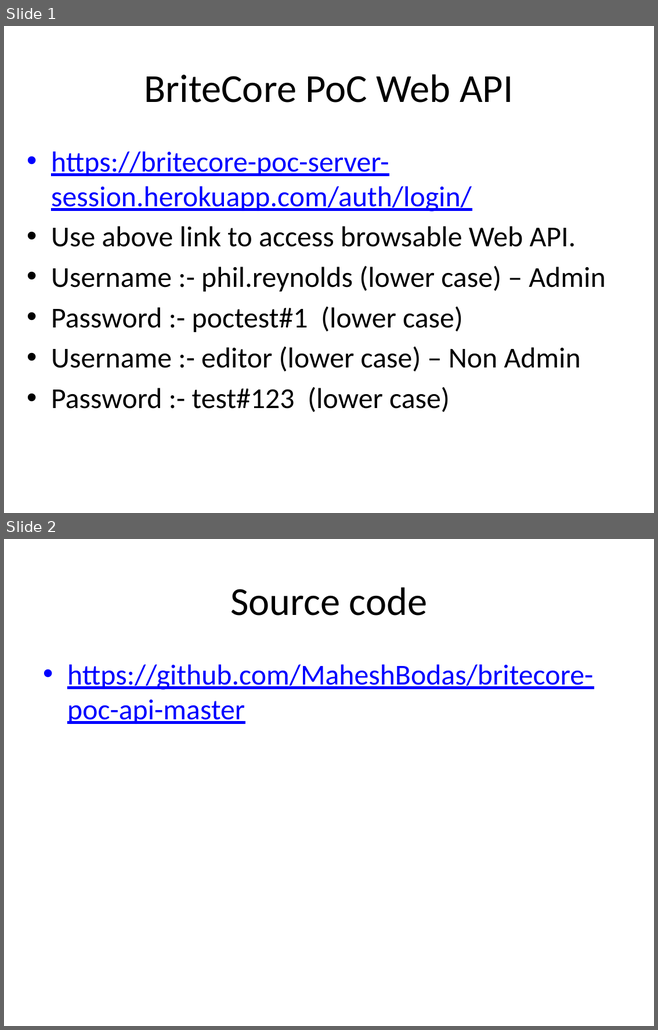
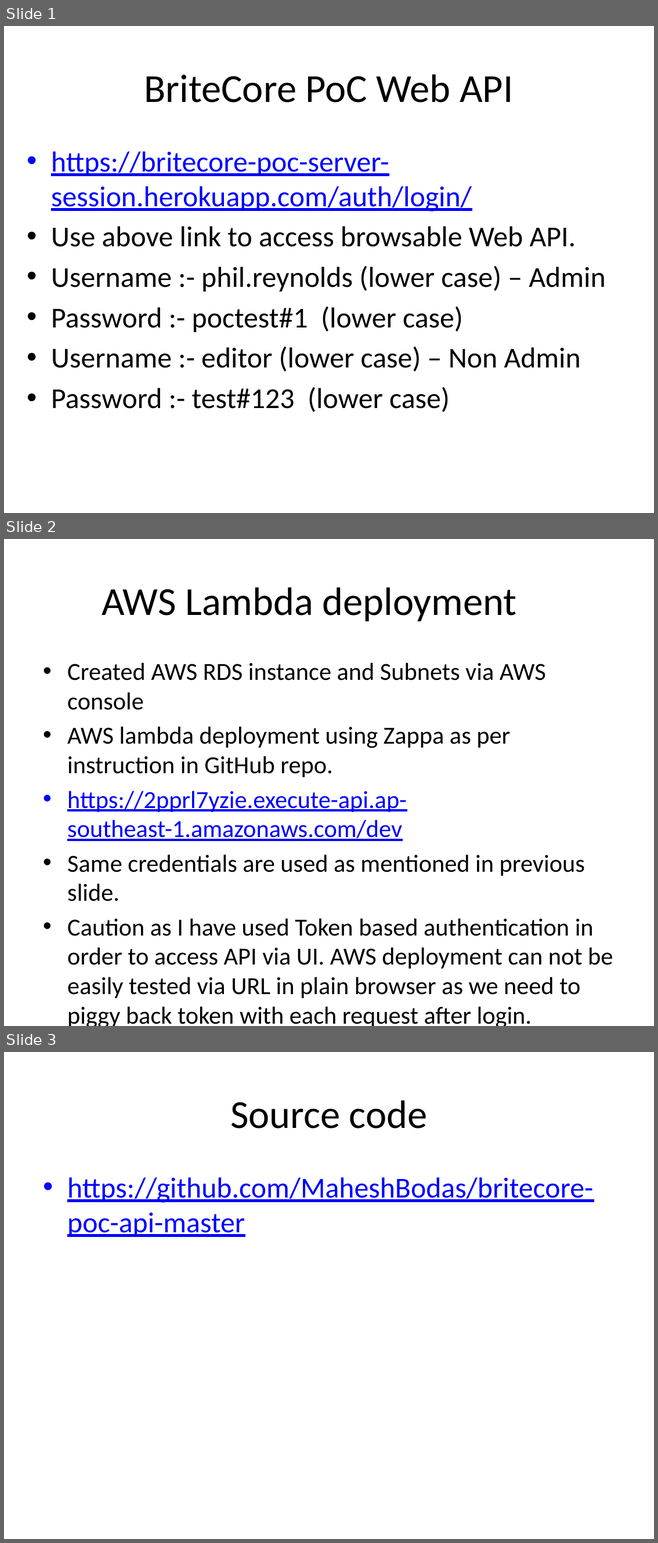
Before and after one commit to MaheshBodas/britecore-poc-api-master, a slide deck: blob/BriteCore PoC WebAPI Presentation.pptx. Shown one above the other, each under a label of ours: slides 1 and 2 before the commit, slides 1, 2 and 3 after it. The pictures are 658x1030 and 658x1543 pixels, drawn with LibreOffice and Linux fonts; fonts in the diff are those of the drawing. Boxes give left, top, right and bottom in pixels: in the first picture for what was removed or moved away, otherwise in the second. Text is boxed around its words. In the diff, an @@ line names an element or a change of style, - is before the commit and + after.

Commit message:
Updated document that refer AWS Lambda link.

```diff
--- a/blob/BriteCore PoC WebAPI Presentation.pptx
+++ b/blob/BriteCore PoC WebAPI Presentation.pptx
@@ slide 2 added at <box>4,539,654,1026</box>, background #FFFFFF @@
@@ title added at <box>101,587,517,621</box>, 44 pt, text #000000 @@
+AWS Lambda deployment
@@ text added at <box>67,663,612,1026</box>, 27.2 pt, text #000000 @@
+• Created AWS RDS instance and Subnets via AWS console
+• AWS lambda deployment using Zappa as per instruction in GitHub repo.
+• https://2pprl7yzie.execute-api.ap-southeast-1.amazonaws.com/dev
+• Same credentials are used as mentioned in previous slide.
+• Caution as I have used Token based authentication in order to access API via UI. AWS deployment can not be easily tested via URL in plain browser as we need to piggy back token with each request after login.
@@ what was slide 2 is now slide 3 @@
```
Also in this commit, not shown: 2 other slides added.
